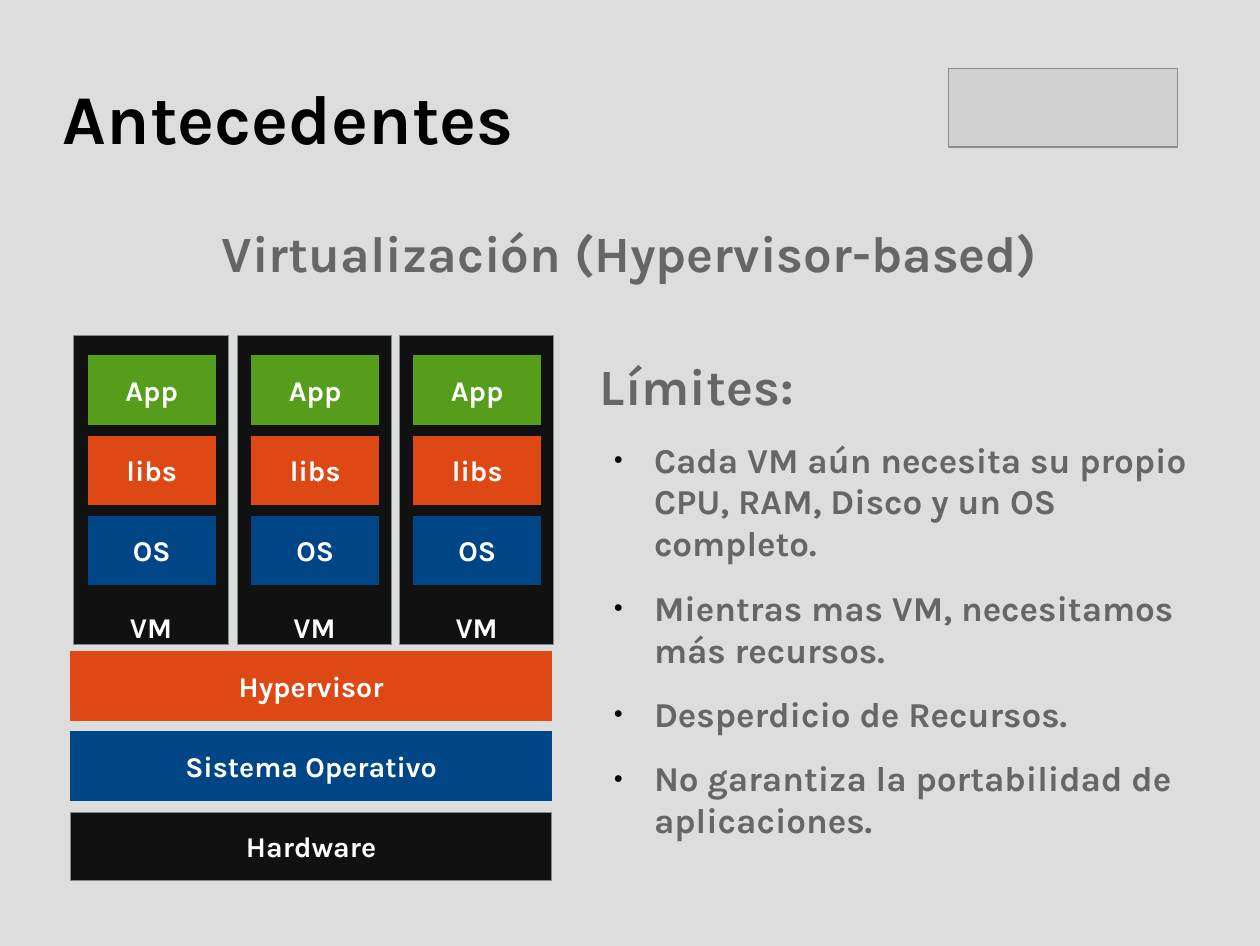
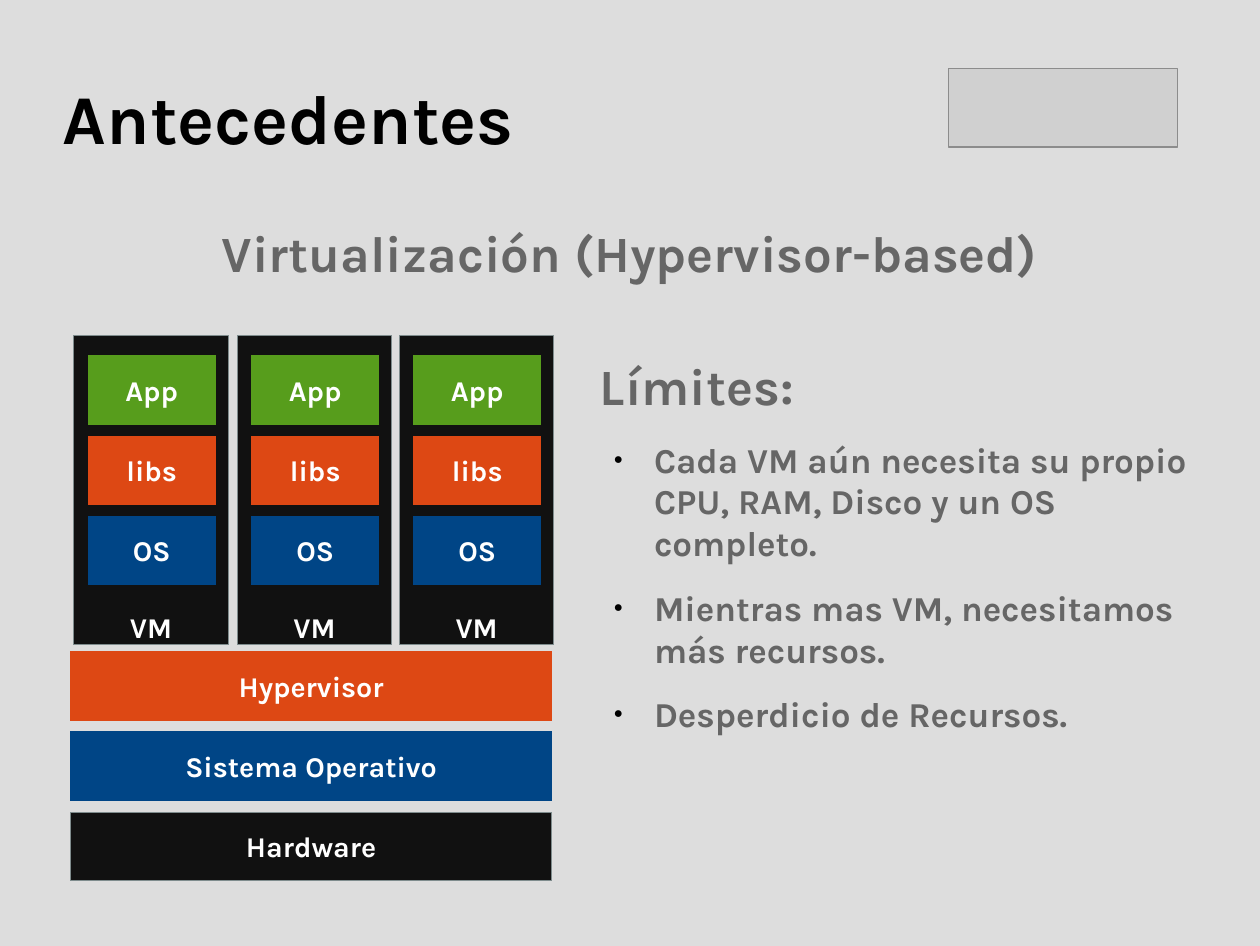
Before and after one commit to hdortiz/docker_rocc2015, a slide deck: slide 9 of presentacion.odp. Drawn at 1260x946 pixels with LibreOffice and Linux fonts; fonts in the diff are those of the drawing; grey boxes stand for pictures. Boxes give left, top, right and bottom in pixels: in the first picture for what was removed or moved away, otherwise in the second. Text is boxed around its words. In the diff, an @@ line names an element or a change of style, - is before the commit and + after.

```diff
--- a/presentacion.odp
+++ b/presentacion.odp
@@ text at (x1=654, y1=766, x2=1171, y2=841): paragraph removed @@
-● No garantiza la portabilidad de aplicaciones.
```
Also in this commit, not shown: 1 other slide changed, 1 slide added, 1 other file.
